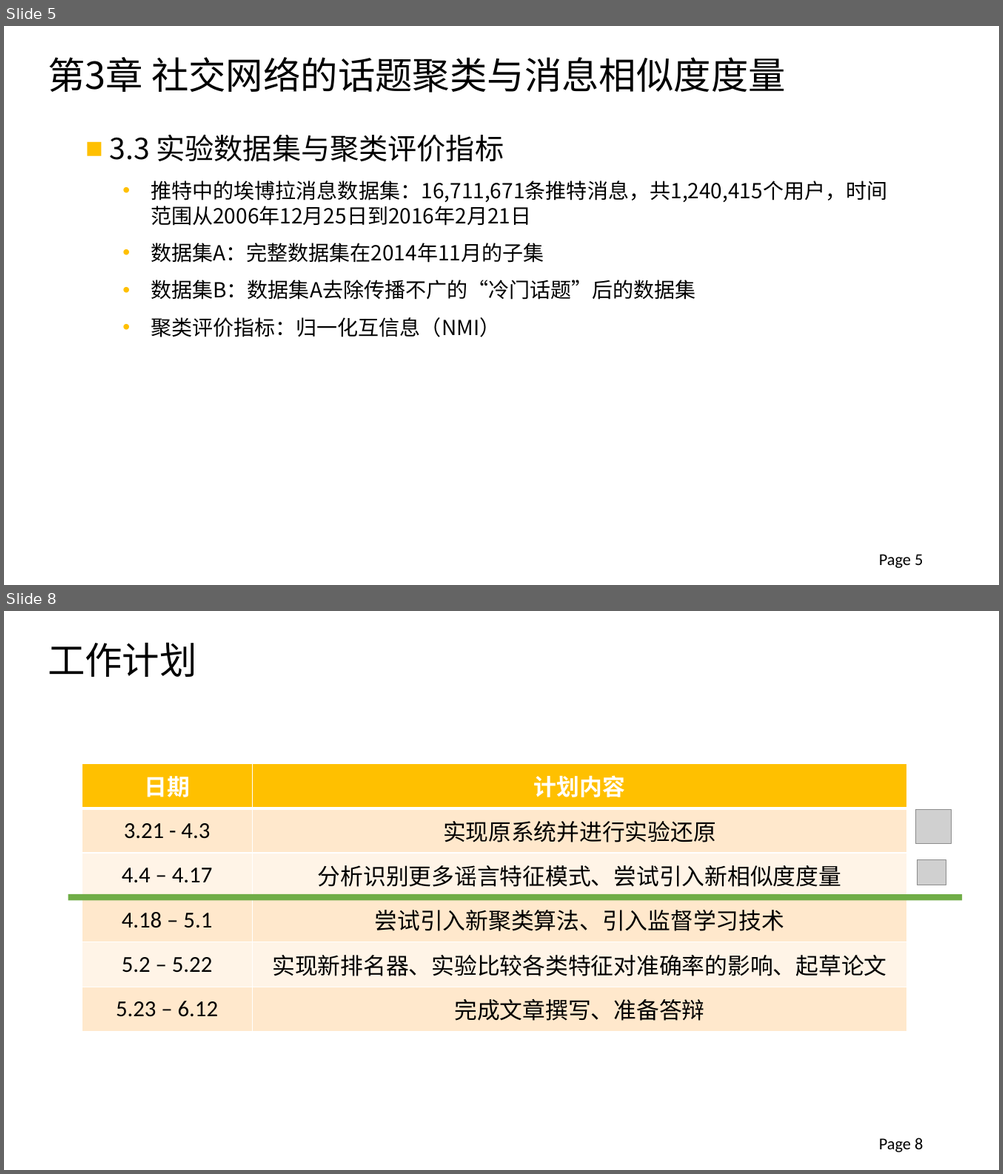
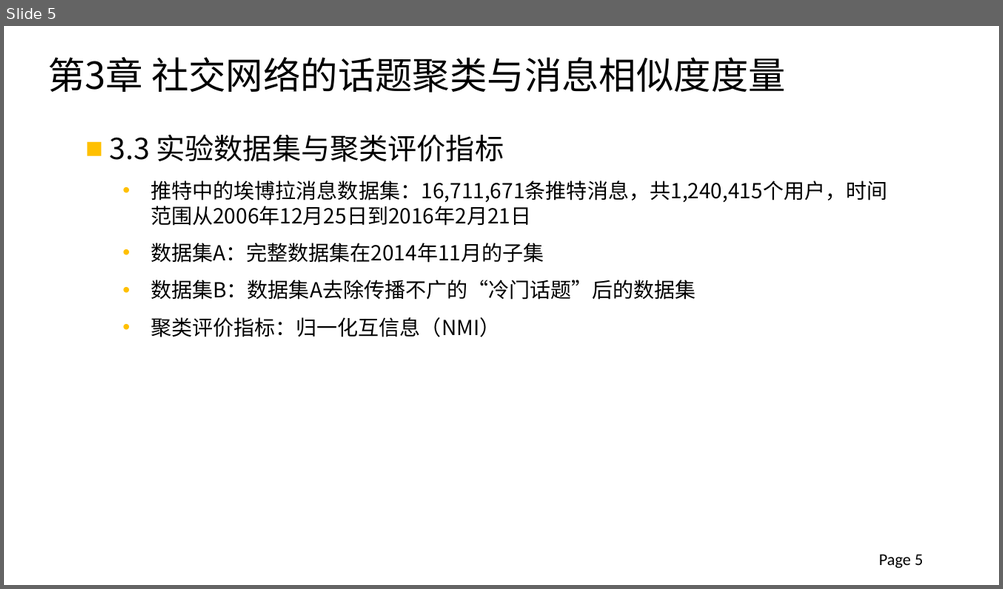
Before and after one commit to xinke0802/DataProcess, a slide deck: 2012013297_钟仰新_毕设论文答辩.pptx. Shown one above the other, each under a label of ours: slides 5 and 8 before the commit, slide 5 after it; the slides between them are not shown. The pictures are 1003x1174 and 1003x589 pixels, drawn with LibreOffice and Linux fonts; fonts in the diff are those of the drawing; grey boxes stand for pictures; background and template pictures are left out. Boxes give left, top, right and bottom in pixels: in the first picture for what was removed or moved away, otherwise in the second. Text is boxed around its words. In the diff, an @@ line names an element or a change of style, - is before the commit and + after.

```diff
--- a/2012013297_钟仰新_毕设论文答辩.pptx
+++ b/2012013297_钟仰新_毕设论文答辩.pptx
@@ slide 8 removed at [4, 611, 999, 1170], background #FFFFFF @@
@@ text removed at [48, 642, 197, 677] @@
-工作计划
@@ table removed at [82, 764, 906, 1032], 6 rows, 2 columns @@
-日期 | 计划内容
-3.21 - 4.3 | 实现原系统并进行实验还原
-4.4 – 4.17 | 分析识别更多谣言特征模式、尝试引入新相似度度量
-4.18 – 5.1 | 尝试引入新聚类算法、引入监督学习技术
-5.2 – 5.22 | 实现新排名器、实验比较各类特征对准确率的影响、起草论文
-5.23 – 6.12 | 完成文章撰写、准备答辩
@@ picture removed at [916, 809, 951, 844] @@
@@ picture removed at [917, 860, 945, 886] @@
@@ line removed from (68, 897) to (962, 897) @@
@@ page number removed at [879, 1138, 922, 1153] @@
-Page 8
```
Also in this commit, not shown: 2 slides changed, 9 slides added, 3 other slides removed.
